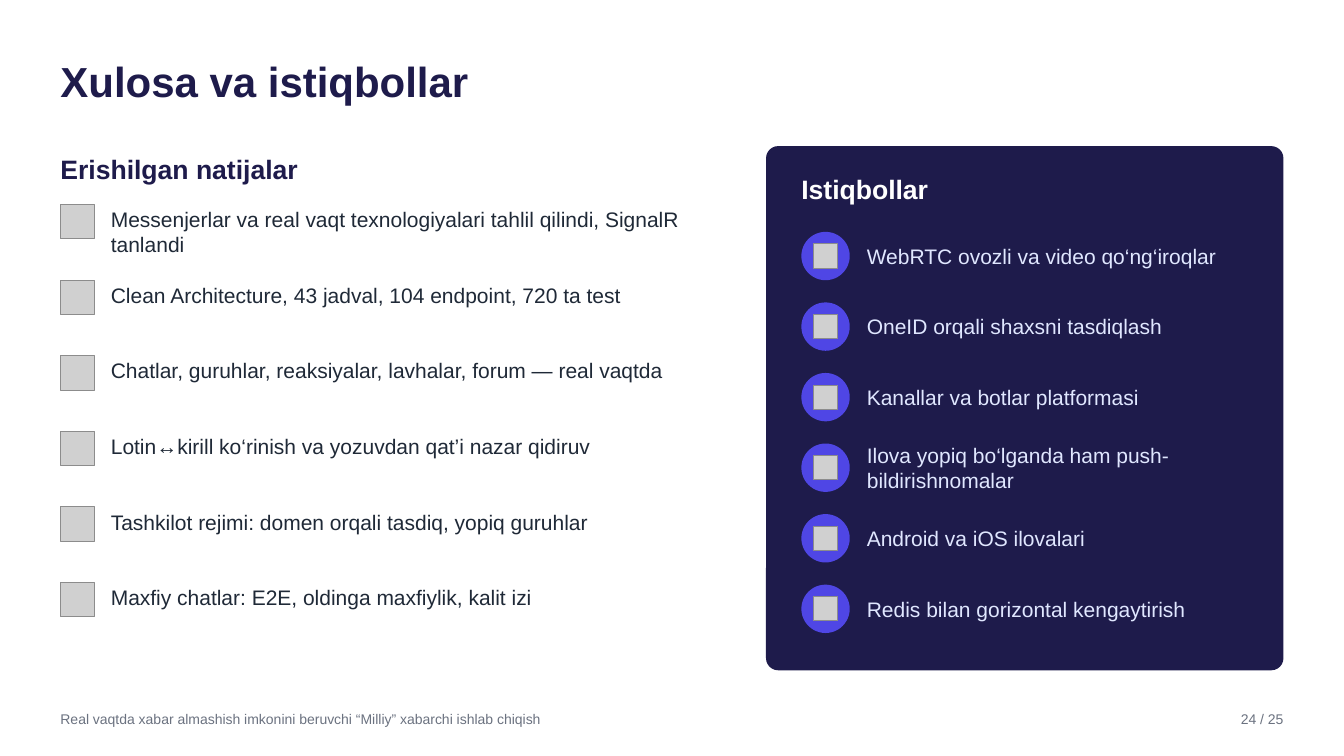
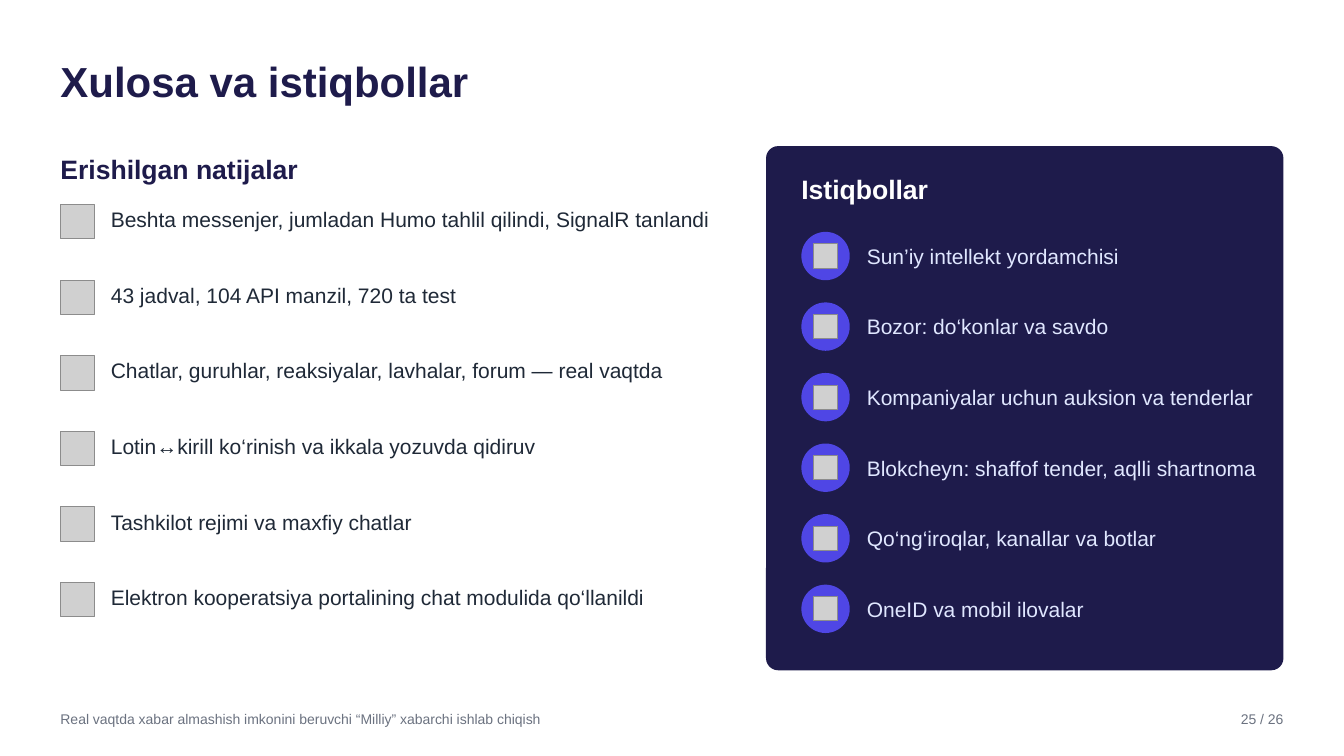
Before and after one commit to SardorSohinazarov/diplom-ish, a slide deck: slide 25 of diplom/Taqdimot_Sohinazarov_Sardor.pptx (slide 24 before the commit). Drawn at 1344x756 pixels with LibreOffice and Linux fonts; fonts in the diff are those of the drawing; grey boxes stand for pictures. Boxes give left, top, right and bottom in pixels: in the first picture for what was removed or moved away, otherwise in the second. Text is boxed around its words. In the diff, an @@ line names an element or a change of style, - is before the commit and + after.

```diff
--- a/diplom/Taqdimot_Sohinazarov_Sardor.pptx
+++ b/diplom/Taqdimot_Sohinazarov_Sardor.pptx
@@ text at box(111, 211, 708, 232): text changed @@
-Messenjerlar va real vaqt texnologiyalari tahlil qilindi, SignalR tanlandi
+Beshta messenjer, jumladan Humo tahlil qilindi, SignalR tanlandi
@@ text at box(867, 248, 1119, 268): text changed @@
-WebRTC ovozli va video qo‘ng‘iroqlar
+Sun’iy intellekt yordamchisi
@@ text at box(111, 287, 456, 307): text changed @@
-Clean Architecture, 43 jadval, 104 endpoint, 720 ta test
+43 jadval, 104 API manzil, 720 ta test
@@ text at box(867, 318, 1108, 334): text changed @@
-OneID orqali shaxsni tasdiqlash
+Bozor: do‘konlar va savdo
@@ text at box(867, 389, 1253, 410): text changed @@
-Kanallar va botlar platformasi
+Kompaniyalar uchun auksion va tenderlar
@@ text at box(111, 438, 535, 458): text changed @@
-Lotin↔kirill ko‘rinish va yozuvdan qat’i nazar qidiruv
+Lotin↔kirill ko‘rinish va ikkala yozuvda qidiruv
@@ text at box(867, 460, 1256, 480): text changed @@
-Ilova yopiq bo‘lganda ham push-bildirishnomalar
+Blokcheyn: shaffof tender, aqlli shartnoma
@@ text at box(111, 514, 412, 534): text changed @@
-Tashkilot rejimi: domen orqali tasdiq, yopiq guruhlar
+Tashkilot rejimi va maxfiy chatlar
@@ text at box(867, 530, 1156, 551): text changed @@
-Android va iOS ilovalari
+Qo‘ng‘iroqlar, kanallar va botlar
@@ text at box(111, 589, 643, 610): text changed @@
-Maxfiy chatlar: E2E, oldinga maxfiylik, kalit izi
+Elektron kooperatsiya portalining chat modulida qo‘llanildi
@@ text at box(867, 601, 1083, 617): text changed @@
-Redis bilan gorizontal kengaytirish
+OneID va mobil ilovalar
@@ text at box(1241, 714, 1284, 724): text changed @@
-24 / 25
+25 / 26
```
Also in this commit, not shown: 22 other slides changed, 1 slide added, 20 other files.
